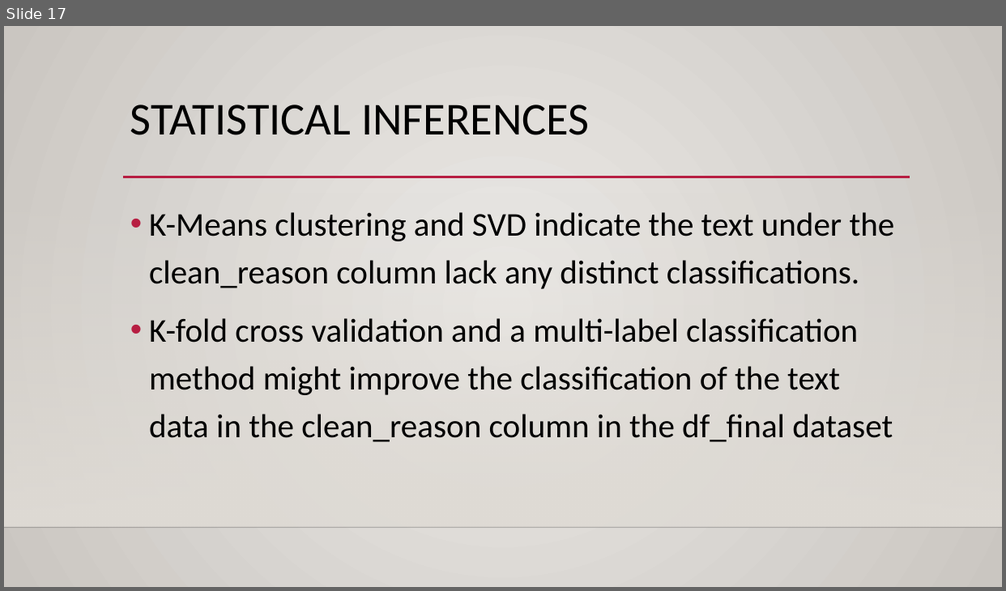
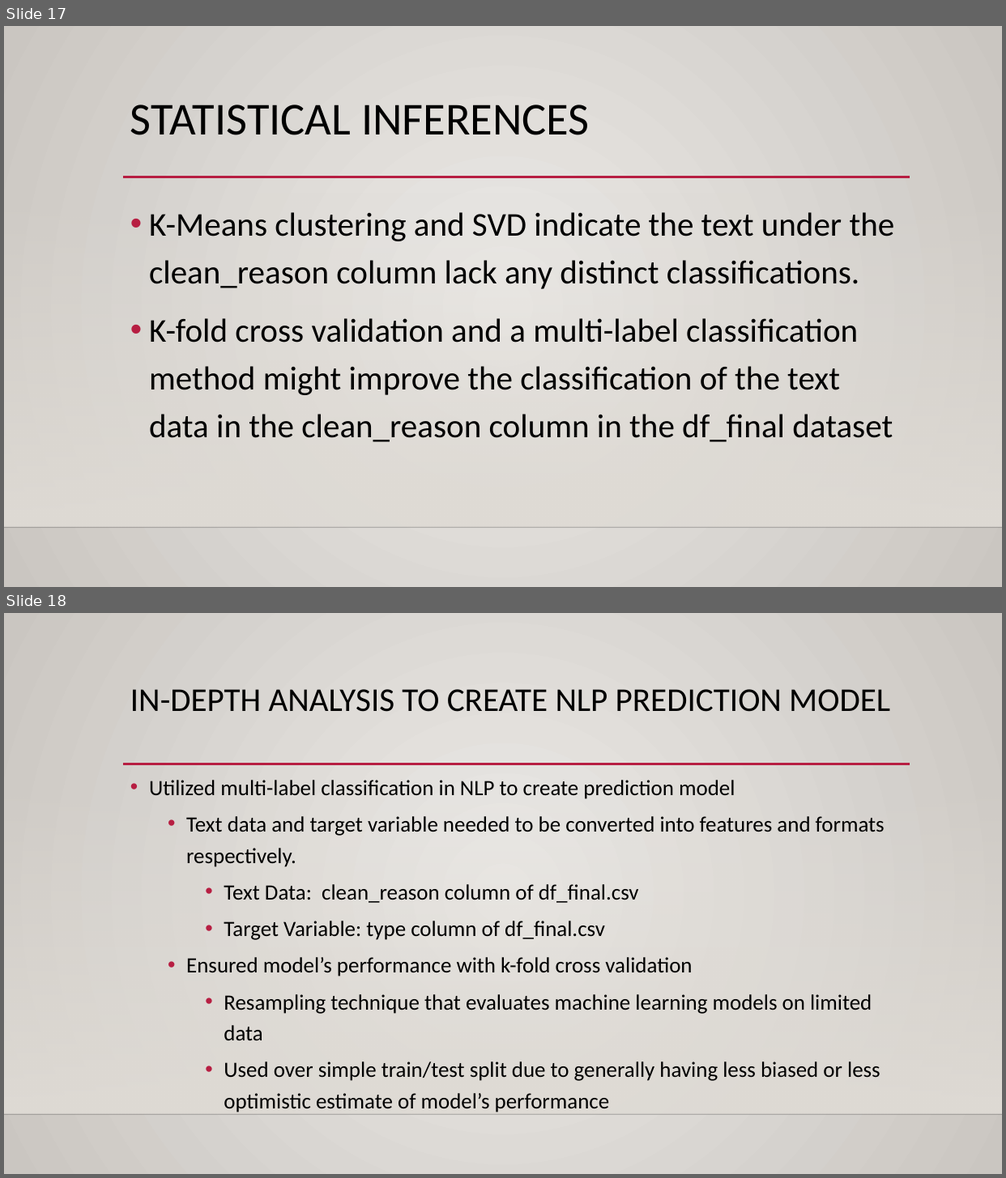
Before and after one commit to mlliu-github/Springboard-Data-Science-Career-Track, a slide deck: Capstone Project 1/Capstone Project 1 Presentation.pptx. Shown one above the other, each under a label of ours: slide 17 before the commit, slides 17 and 18 after it. The pictures are 1006x591 and 1006x1178 pixels, drawn with LibreOffice and Linux fonts; fonts in the diff are those of the drawing; background and template pictures are left out. Boxes give left, top, right and bottom in pixels: in the first picture for what was removed or moved away, otherwise in the second. Text is boxed around its words. In the diff, an @@ line names an element or a change of style, - is before the commit and + after.

```diff
--- a/Capstone Project 1/Capstone Project 1 Presentation.pptx
+++ b/Capstone Project 1/Capstone Project 1 Presentation.pptx
@@ slide 18 added at bbox=[4, 613, 1002, 1174], background gradient #ECEAE7 to #CAC7C1; not listed: 3 template elements that a slide beside it also shows @@
@@ title added at bbox=[130, 689, 890, 712], 32 pt, text #000000 @@
+IN-DEPTH ANALYSIS TO CREATE NLP PREDICTION MODEL
@@ text added at bbox=[149, 780, 884, 1113], 21 pt, text #000000 @@
+• Utilized multi-label classification in NLP to create prediction model
+  • Text data and target variable needed to be converted into features and formats respectively.
+    • Text Data: clean_reason column of df_final.csv
+    • Target Variable: type column of df_final.csv
+  • Ensured model’s performance with k-fold cross validation
+    • Resampling technique that evaluates machine learning models on limited data
+    • Used over simple train/test split due to generally having less biased or less optimistic estimate of model’s performance
```
Also in this commit, not shown: 19 other slides added.
